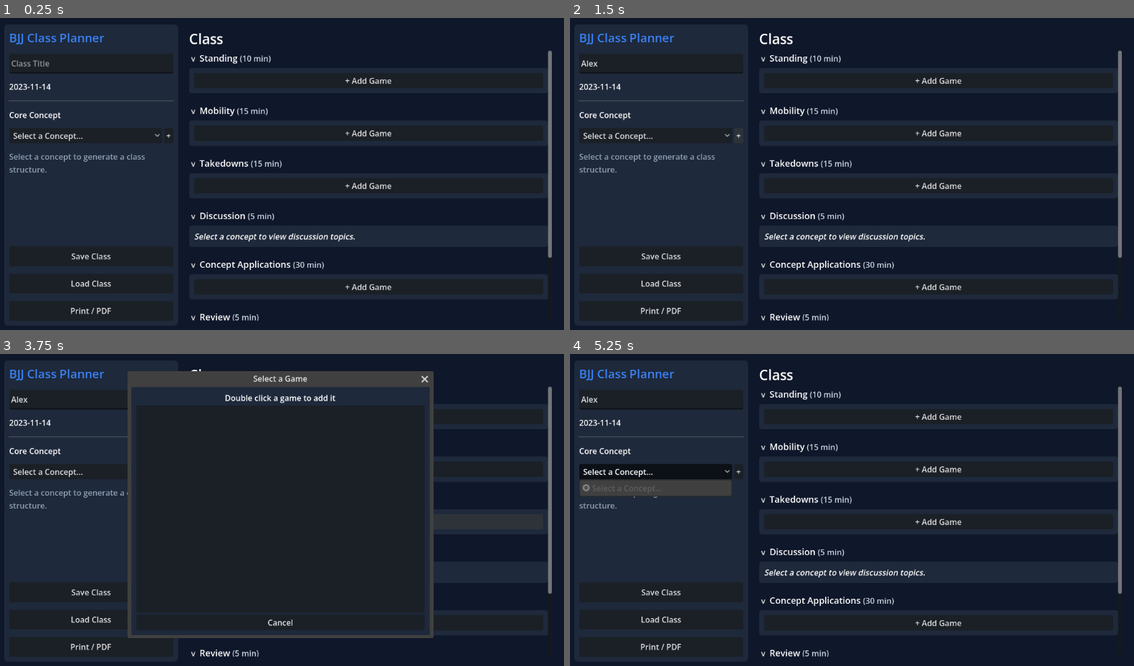
Above: before the commit, frames 1-4 (two rows, left to right).
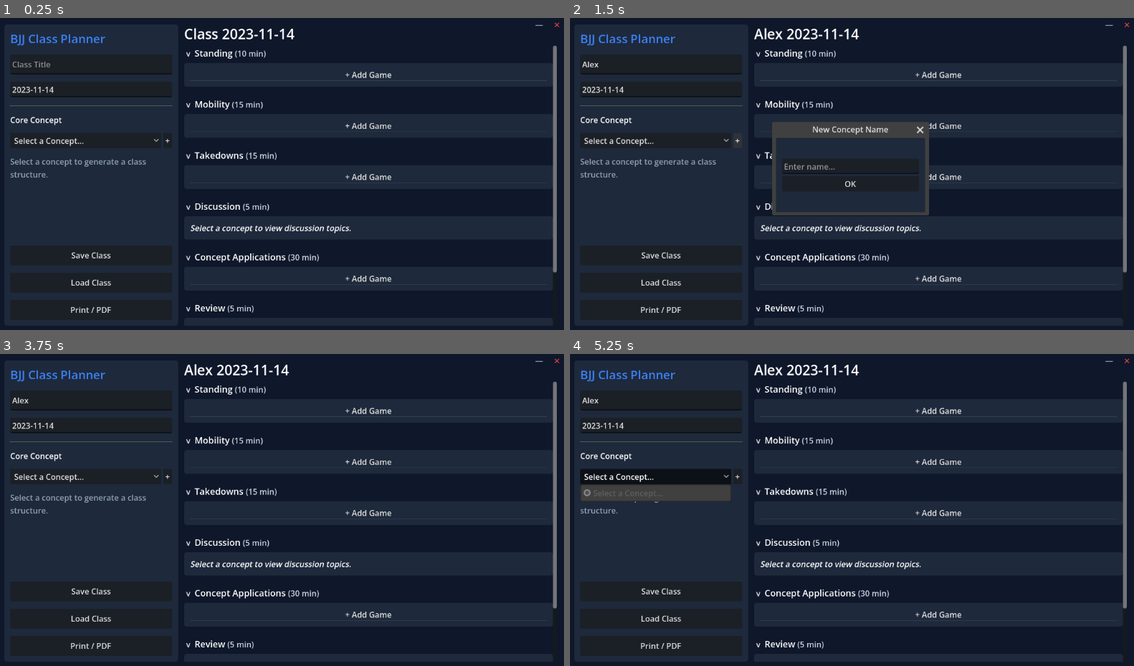
Above: after the commit, the same moments.

Repository: StevePeters-US/Eco-BJJ
Game: Godot game, scene res://scenes/Main.tscn
The game is run twice, just before and just after one commit, with the same random seed, the same clock (stepped at 60 frames per second) and the same inputs.
Inputs (mouse positions are in pixels of both pictures, inside the frame that each line leads up to):
- Up to frame 1 (0.25 s): no input
- Up to frame 2 (1.5 s): click (660, 64) at 0.52 s; type "Alex" at 0.6 s; click "+" at 1.25 s
- Up to frame 3 (3.75 s): click "Save Class" at 2 s; click "Load Class" at 2.75 s; click (282, 519) at 3.5 s, where only the run after the commit has a clickable "OK"
- Up to frame 4 (5.25 s): click (852, 622) at 4.25 s, where only the run before the commit has a clickable "Cancel"; click "Select a Concept..." at 5 s

The runs differ from the first frame. In frame 1, 7.3% of the frame differs, in the area x 1-100%, y 1-98%; in frame 2, 8.9%; in frame 3, 10%; in frame 4, 8.1%.

Commit message:
feat: Implement load, edit, and generic input modals, refine UI with dynamic header updates, and add window controls.

Diff:
--- a/bjj-class-planner/scripts/Main.gd
+++ b/bjj-class-planner/scripts/Main.gd
@@ -1,20 +1,33 @@
 extends Control
 
 # Main.gd
-# 2-Column Layout with Modal Game Picker to match Web App exactly
+# Refined UI matches Web App: Tags in Header, Full Edit Modal, Load/Save working
 
 # Nodes
 var left_sidebar: VBoxContainer
 var timeline_container: VBoxContainer
 var class_name_input: LineEdit
+var date_input: LineEdit
 var concept_select: OptionButton
-var date_label: Label
+var class_header_lbl: Label
 var game_picker_modal: Window
 var game_picker_tree: Tree
+var input_modal: Window
+var input_field: LineEdit
+var input_confirm_callback: Callable
 var picker_target_section = ""
 
+# Load Modal
+var load_modal: Window
+var load_list: ItemList
+
+# Edit Modal
+var edit_modal: Window
+var edit_fields = {} # Dictionary to store references to input nodes
+var edit_callback: Callable
+
 # Data State
-var current_class_data = {} # { "standing": [game1...], ... }
+var current_class_data = {}
 var selected_concept_id = ""
 
 var CLASS_TEMPLATE = [
@@ -35,7 +48,7 @@
 	_apply_theme()
 	_build_ui()
 	_init_class_data()
-	_build_game_picker()
+	_build_modals()
 
 	DataManager.data_loaded.connect(_on_data_loaded)
 	call_deferred("_start_scan")
@@ -54,18 +67,20 @@
 	if timeline_container:
 		_refresh_timeline()
 
-func _get_stylebox(color, radius=8):
+func _get_stylebox(color, radius=6):
 	var sb = StyleBoxFlat.new()
 	sb.bg_color = color
 	sb.set_corner_radius_all(radius)
-	sb.content_margin_left = 10
-	sb.content_margin_right = 10
-	sb.content_margin_top = 10
-	sb.content_margin_bottom = 10
+	if color.a == 0:
+		sb.content_margin_left = 0
+	else:
+		sb.content_margin_left = 12
+		sb.content_margin_right = 12
+		sb.content_margin_top = 12
+		sb.content_margin_bottom = 12
 	return sb
 
 func _build_ui():
-	# Root
 	var margin = MarginContainer.new()
 	margin.set_anchors_preset(Control.PRESET_FULL_RECT)
 	margin.add_theme_constant_override("margin_left", 20)
@@ -75,11 +90,10 @@
 	add_child(margin)
 
 	var h_split = HSplitContainer.new()
-	# Set split offset to give sidebar about 300px
 	h_split.split_offset = 350
 	margin.add_child(h_split)
 
-	# === LEFT SIDEBAR (1/3 approx) ===
+	# === LEFT SIDEBAR ===
 	var left_panel = PanelContainer.new()
 	left_panel.custom_minimum_size = Vector2(320, 0)
 	left_panel.add_theme_stylebox_override("panel", _get_stylebox(COL_PANEL))
@@ -98,11 +112,14 @@
 	class_name_input = LineEdit.new()
 	class_name_input.placeholder_text = "Class Title"
 	class_name_input.custom_minimum_size.y = 40
+	class_name_input.text_changed.connect(func(_new_text): _update_header_title())
 	left_sidebar.add_child(class_name_input)
 
-	date_label = Label.new()
-	date_label.text = Time.get_date_string_from_system()
-	left_sidebar.add_child(date_label)
+	date_input = LineEdit.new()
+	date_input.text = Time.get_date_string_from_system()
+	date_input.placeholder_text = "YYYY-MM-DD"
+	date_input.text_changed.connect(func(_new_text): _update_header_title())
+	left_sidebar.add_child(date_input)
 
 	left_sidebar.add_child(HSeparator.new())
 
@@ -120,6 +137,8 @@
 
 	var add_concept_btn = Button.new()
 	add_concept_btn.text = "+"
+	add_concept_btn.tooltip_text = "Create New Concept"
+	add_concept_btn.pressed.connect(_on_add_concept_pressed)
 	concept_hbox.add_child(add_concept_btn)
 
 	var instr_lbl = Label.new()
@@ -141,7 +160,7 @@
 	var load_btn = Button.new()
 	load_btn.text = "Load Class"
 	load_btn.custom_minimum_size.y = 40
-	# load_btn.pressed.connect(_on_load_pressed)
+	load_btn.pressed.connect(_on_load_pressed)
 	left_sidebar.add_child(load_btn)
 
 	var print_btn = Button.new()
@@ -149,18 +168,17 @@
 	print_btn.custom_minimum_size.y = 40
 	left_sidebar.add_child(print_btn)
 
-	# === RIGHT MAIN AREA (2/3) ===
+	# === RIGHT MAIN AREA ===
 	var main_panel = PanelContainer.new()
 	main_panel.size_flags_horizontal = Control.SIZE_EXPAND_FILL
-	# Make it transparent or similar to bg
-	var style = _get_stylebox(Color(0,0,0,0)) # Transparent
+	var style = _get_stylebox(Color(0,0,0,0))
 	main_panel.add_theme_stylebox_override("panel", style)
 	h_split.add_child(main_panel)
 
 	var right_vbox = VBoxContainer.new()
 	main_panel.add_child(right_vbox)
 
-	var class_header_lbl = Label.new()
+	class_header_lbl = Label.new()
 	class_header_lbl.text = "Class"
 	class_header_lbl.add_theme_font_size_override("font_size", 28)
 	right_vbox.add_child(class_header_lbl)
@@ -174,7 +192,33 @@
 	timeline_container.add_theme_constant_override("separation", 20)
 	scroll.add_child(timeline_container)
 
-func _build_game_picker():
+	# Window Controls Overlay (Top Right)
+	var win_hb = HBoxContainer.new()
+	win_hb.layout_direction = Control.LAYOUT_DIRECTION_LTR
+	win_hb.set_anchors_preset(Control.PRESET_TOP_RIGHT)
+	win_hb.grow_horizontal = Control.GROW_DIRECTION_BEGIN
+	# Small padding from edges
+	win_hb.offset_top = 5
+	win_hb.offset_right = -5
+
+	add_child(win_hb)
+
+	var min_btn = Button.new()
+	min_btn.text = " — "
+	min_btn.flat = true
+	min_btn.add_theme_color_override("font_color", Color("#94a3b8"))
+	min_btn.pressed.connect(func(): DisplayServer.window_set_mode(DisplayServer.WINDOW_MODE_MINIMIZED))
+	win_hb.add_child(min_btn)
+
+	var close_btn = Button.new()
+	close_btn.text = " ✕ "
+	close_btn.flat = true
+	close_btn.add_theme_color_override("font_color", Color("#ef4444")) # Red close
+	close_btn.pressed.connect(func(): get_tree().quit())
+	win_hb.add_child(close_btn)
+
+func _build_modals():
+	# Game Picker
 	game_picker_modal = Window.new()
 	game_picker_modal.title = "Select a Game"
 	game_picker_modal.initial_position = Window.WINDOW_INITIAL_POSITION_CENTER_MAIN_WINDOW_SCREEN
@@ -208,30 +252,177 @@
 	cancel_btn.pressed.connect(func(): game_picker_modal.hide())
 	vbox.add_child(cancel_btn)
 
+	# Input Modal (Reusable)
+	input_modal = Window.new()
+	input_modal.title = "Input"
+	input_modal.initial_position = Window.WINDOW_INITIAL_POSITION_CENTER_MAIN_WINDOW_SCREEN
+	input_modal.size = Vector2(300, 150)
+	input_modal.visible = false
+	input_modal.exclusive = true
+	input_modal.close_requested.connect(func(): input_modal.hide())
+	add_child(input_modal)
+
+	var i_panel = PanelContainer.new()
+	i_panel.set_anchors_preset(Control.PRESET_FULL_RECT)
+	i_panel.add_theme_stylebox_override("panel", _get_stylebox(COL_PANEL, 0))
+	input_modal.add_child(i_panel)
+
+	var i_vbox = VBoxContainer.new()
+	i_vbox.alignment = BoxContainer.ALIGNMENT_CENTER
+	i_panel.add_child(i_vbox)
+
+	input_field = LineEdit.new()
+	input_field.placeholder_text = "Enter name..."
+	i_vbox.add_child(input_field)
+
+	var ok_btn = Button.new()
+	ok_btn.text = "OK"
+	ok_btn.pressed.connect(_on_input_confirm)
+	i_vbox.add_child(ok_btn)
+
+	# Load Modal
+	_build_load_modal()
+
+	# Edit Modal (Complex)
+	_build_edit_modal()
+
+func _build_load_modal():
+	load_modal = Window.new()
+	load_modal.title = "Load Class Plan"
+	load_modal.initial_position = Window.WINDOW_INITIAL_POSITION_CENTER_MAIN_WINDOW_SCREEN
+	load_modal.size = Vector2(400, 500)
+	load_modal.visible = false
+	load_modal.exclusive = true
+	load_modal.close_requested.connect(func(): load_modal.hide())
+	add_child(load_modal)
+
+	var p = PanelContainer.new()
+	p.set_anchors_preset(Control.PRESET_FULL_RECT)
+	p.add_theme_stylebox_override("panel", _get_stylebox(COL_PANEL, 0))
+	load_modal.add_child(p)
+
+	var v = VBoxContainer.new()
+	p.add_child(v)
+
+	load_list = ItemList.new()
+	load_list.size_flags_vertical = Control.SIZE_EXPAND_FILL
+	load_list.item_activated.connect(_on_load_item_activated)
+	v.add_child(load_list)
+
+	var c_btn = Button.new()
+	c_btn.text = "Cancel"
+	c_btn.pressed.connect(func(): load_modal.hide())
+	v.add_child(c_btn)
+
+func _build_edit_modal():
+	edit_modal = Window.new()
+	edit_modal.title = "Edit Game"
+	edit_modal.size = Vector2(500, 600)
+	edit_modal.visible = false
+	edit_modal.exclusive = true
+	edit_modal.close_requested.connect(func(): edit_modal.hide())
+	add_child(edit_modal)
+
+	var p = PanelContainer.new()
+	p.set_anchors_preset(Control.PRESET_FULL_RECT)
+	p.add_theme_stylebox_override("panel", _get_stylebox(COL_PANEL))
+	edit_modal.add_child(p)
+
+	var scroll = ScrollContainer.new()
+	p.add_child(scroll)
+
+	var v = VBoxContainer.new()
+	v.add_theme_constant_override("separation", 10)
+	scroll.add_child(v)
+
+	# Fields
+	edit_fields["title"] = _add_edit_field(v, "Game Title", "LineEdit")
+	edit_fields["category"] = _add_edit_field(v, "Category", "OptionButton", ["Grips", "Takedowns", "Passing", "Guard", "Submission", "Positional"])
+
+	var row = HBoxContainer.new()
+	row.add_theme_constant_override("separation", 20)
+	v.add_child(row)
+
+	# Left VBox
+	var v1 = VBoxContainer.new()
+	v1.size_flags_horizontal = Control.SIZE_EXPAND_FILL
+	row.add_child(v1)
+	edit_fields["players"] = _add_edit_field(v1, "Players", "LineEdit") # Or Spin
+	edit_fields["difficulty"] = _add_edit_field(v1, "Difficulty", "OptionButton", ["Beginner", "Intermediate", "Advanced"])
+
+	# Right VBox
+	var v2 = VBoxContainer.new()
+	v2.size_flags_horizontal = Control.SIZE_EXPAND_FILL
+	row.add_child(v2)
+	edit_fields["duration"] = _add_edit_field(v2, "Round Time (mins)", "LineEdit")
+	edit_fields["intensity"] = _add_edit_field(v2, "Intensity", "OptionButton", ["Low", "Flow", "Medium", "High"])
+
+	edit_fields["type"] = _add_edit_field(v, "Type", "OptionButton", ["Standard", "Alternating", "Live", "Situational"])
+	edit_fields["initiation"] = _add_edit_field(v, "Game Initiation Conditions", "OptionButton", ["Static", "Inertial", "Separated", "Disengaged"])
+
+	# Focus / Notes (TextArea)
+	var l = Label.new()
+	l.text = "Focus / Notes"
+	v.add_child(l)
+	var te = TextEdit.new()
+	te.custom_minimum_size.y = 100
+	v.add_child(te)
+	edit_fields["focus"] = te
+
+	var btn_row = HBoxContainer.new()
+	btn_row.alignment = BoxContainer.ALIGNMENT_END
+	v.add_child(btn_row)
+
+	var save_btn = Button.new()
+	save_btn.text = "Save Changes"
+	save_btn.pressed.connect(func(): if edit_callback.is_valid(): edit_callback.call())
+	btn_row.add_child(save_btn)
+
+func _add_edit_field(parent, label_text, type, options=[]):
+	var cont = VBoxContainer.new()
+	parent.add_child(cont)
+
+	var l = Label.new()
+	l.text = label_text
+	l.add_theme_color_override("font_color", Color("#94a3b8"))
+	l.add_theme_font_size_override("font_size", 12)
+	cont.add_child(l)
+
+	if type == "LineEdit":
+		var le = LineEdit.new()
+		cont.add_child(le)
+		return le
+	elif type == "OptionButton":
+		var ob = OptionButton.new()
+		for opt in options:
+			ob.add_item(opt)
+		cont.add_child(ob)
+		return ob
+	return null
+
 func _on_data_loaded():
-	# Populate Concepts Dropdown
+	_refresh_concepts_dropdown()
+	_populate_picker_tree()
+	_refresh_timeline()
+
+func _refresh_concepts_dropdown():
 	concept_select.clear()
 	concept_select.add_item("Select a Concept...")
 	concept_select.set_item_disabled(0, true)
-
 	for i in range(DataManager.concepts.size()):
 		var c = DataManager.concepts[i]
-		concept_select.add_item(c.title, i) # Store index as ID
-
-	_populate_picker_tree()
-	_refresh_timeline()
+		concept_select.add_item(c.title, i)
 
 func _populate_picker_tree():
 	game_picker_tree.clear()
 	var root = game_picker_tree.create_item()
-
 	var cats = DataManager.categories
 	for cat_id in cats:
 		var cat_data = cats[cat_id]
 		var cat_item = game_picker_tree.create_item(root)
 		cat_item.set_text(0, cat_data.title)
 		cat_item.set_selectable(0, false)
-
+		cat_item.set_custom_color(0, Color("#94a3b8"))
 		for game_id in cat_data.games:
 			var game = _find_game_by_id(game_id)
 			if game:
@@ -246,8 +437,6 @@
 	return null
 
 func _on_concept_selected(idx):
-	# index in optionbutton (starts at 1 for real items because 0 is disabled)
-	# But we stored DataManager index as ID.
 	var concept_idx = concept_select.get_item_id(idx)
 	if concept_idx >= 0:
 		var c = DataManager.concepts[concept_idx]
@@ -267,12 +456,10 @@
 
 	for sec in CLASS_TEMPLATE:
 		var sec_games = current_class_data[sec.id]
-
-		# Section Container
 		var sec_box = VBoxContainer.new()
 		timeline_container.add_child(sec_box)
 
-		# Header (Collapsible look)
+		# Header
 		var header_hbox = HBoxContainer.new()
 		sec_box.add_child(header_hbox)
 
@@ -291,7 +478,6 @@
 		dur_lbl.add_theme_color_override("font_color", Color("#cbd5e1"))
 		header_hbox.add_child(dur_lbl)
 
-		# Content Box with border
 		var content_panel = PanelContainer.new()
 		content_panel.add_theme_stylebox_override("panel", _get_stylebox(COL_PANEL, 5))
 		sec_box.add_child(content_panel)
@@ -299,61 +485,193 @@
 		var content_vbox = VBoxContainer.new()
 		content_panel.add_child(content_vbox)
 
-		# Special handling for Discussion
 		if sec.id == "discussion":
 			var disc_lbl = RichTextLabel.new()
 			disc_lbl.fit_content = true
 			disc_lbl.bbcode_enabled = true
 			if concept_obj:
-				# Show full or partial text?
 				disc_lbl.text = "[b]" + concept_obj.title + "[/b]\n" + concept_obj.content
 			else:
 				disc_lbl.text = "[i]Select a concept to view discussion topics.[/i]"
 			content_vbox.add_child(disc_lbl)
 		else:
-			# List Games
 			for i in range(sec_games.size()):
 				var g = sec_games[i]
+
+				# === GAME CARD ===
 				var game_card = PanelContainer.new()
-				game_card.add_theme_stylebox_override("panel", _get_stylebox(Color("#334155"), 5))
+				var card_style = StyleBoxFlat.new()
+				card_style.bg_color = Color("#1e293b")
+				card_style.set_corner_radius_all(6)
+				card_style.border_width_left = 1
+				card_style.border_width_top = 1
+				card_style.border_width_right = 1
+				card_style.border_width_bottom = 1
+				card_style.border_color = Color("#334155")
+				card_style.content_margin_left = 10
+				card_style.content_margin_right = 10
+				card_style.content_margin_top = 10
+				card_style.content_margin_bottom = 10
+				game_card.add_theme_stylebox_override("panel", card_style)
 				content_vbox.add_child(game_card)
 
 				var card_vbox = VBoxContainer.new()
 				game_card.add_child(card_vbox)
 
-				var row = HBoxContainer.new()
-				card_vbox.add_child(row)
-
+				# Row 1: Arrow | Title | Tags | Actions
+				# Use HBox for everything in one line or split behavior?
+				# User wants: Arrow Title <Tags> ... Actions
+
+				var row1 = HBoxContainer.new()
+				card_vbox.add_child(row1)
+
+				# 1. Expand Arrow
+				var collapse_btn = Button.new()
+				collapse_btn.text = "▼"
+				collapse_btn.flat = true
+				collapse_btn.toggle_mode = true
+				collapse_btn.add_theme_font_size_override("font_size", 12)
+				collapse_btn.add_theme_color_override("font_color", Color("#94a3b8"))
+				row1.add_child(collapse_btn) # We'll connect later
+
+				# 2. Title
 				var g_title = Label.new()
 				g_title.text = g.title
 				g_title.add_theme_color_override("font_color", Color("#60a5fa"))
-				g_title.size_flags_horizontal = Control.SIZE_EXPAND_FILL
-				row.add_child(g_title)
+				g_title.add_theme_font_size_override("font_size", 16)
+				row1.add_child(g_title)
+
+				# Spacer before tags
+				var tag_spacer = Control.new()
+				tag_spacer.custom_minimum_size.x = 10
+				row1.add_child(tag_spacer)
+
+				# 3. Tags Container (Inline)
+				var tags_hbox = HBoxContainer.new()
+				tags_hbox.add_theme_constant_override("separation", 6)
+				row1.add_child(tags_hbox)
+
+				# --- Insert Tags here ---
+				# Duration
+				var dur = str(g.duration) if g.has("duration") else "5"
+				if dur != "None" and dur != "": _create_chip(tags_hbox, dur + "m", "⏱", Color("#334155"))
+				# Players
+				var players = str(g.players) if g.has("players") else "2"
+				if players != "None" and players != "": _create_chip(tags_hbox, players, "👥", Color("#334155"))
+				# Difficulty
+				if g.has("difficulty") and g.difficulty != "" and g.difficulty != "None":
+					var col = Color("#22c55e")
+					var s = g.difficulty.to_lower()
+					if "intermediate" in s: col = Color("#eab308")
+					elif "advanced" in s: col = Color("#ef4444")
+					_create_chip(tags_hbox, g.difficulty, "", col)
+				# Intensity
+				if g.has("intensity") and g.intensity != "" and g.intensity != "None":
+					var col = Color("#ef4444")
+					var s = g.intensity.to_lower()
+					if "low" in s: col = Color("#22c55e")
+					elif "medium" in s: col = Color("#eab308")
+					_create_chip(tags_hbox, g.intensity, "", col)
+				# Type
+				if g.has("type") and g.type != "" and g.type != "None": _create_chip(tags_hbox, g.type, "", Color("#334155"))
+
+				# Spacer to push Actions to right
+				var push = Control.new()
+				push.size_flags_horizontal = Control.SIZE_EXPAND_FILL
+				row1.add_child(push)
+
+				# 4. Actions
+				var edit_btn = Button.new()
+				edit_btn.text = "✎"
+				edit_btn.flat = true
+				edit_btn.tooltip_text = "Edit Game"
+				edit_btn.add_theme_color_override("font_color", Color("#94a3b8"))
+				edit_btn.pressed.connect(_on_edit_game_pressed.bind(g, sec.id, i))
+				row1.add_child(edit_btn)
 
 				var rem_btn = Button.new()
-				rem_btn.text = "x"
+				rem_btn.text = "✕"
 				rem_btn.flat = true
+				rem_btn.tooltip_text = "Remove"
+				rem_btn.add_theme_color_override("font_color", Color("#94a3b8"))
 				rem_btn.pressed.connect(_remove_game.bind(sec.id, i))
-				row.add_child(rem_btn)
-
-				var details = Label.new()
-				details.text = "%s | %s" % [g.duration, g.players]
-				details.add_theme_font_size_override("font_size", 12)
-				card_vbox.add_child(details)
-
-				if g.has("description"):
+				row1.add_child(rem_btn)
+
+				# Collapsible Body
+				var body_container = VBoxContainer.new()
+				card_vbox.add_child(body_container)
+
+				# Connect Collapse Toggle
+				collapse_btn.pressed.connect(func():
+					body_container.visible = !body_container.visible
+					collapse_btn.text = "▼" if body_container.visible else "▶"
+				)
+
+				# Content
+				# Focus
+				if g.has("focus") and g.focus != "" and g.focus != "None":
+					var focus_lbl = RichTextLabel.new()
+					focus_lbl.bbcode_enabled = true
+					focus_lbl.text = "[b]Focus:[/b] " + g.focus
+					focus_lbl.fit_content = true
+					focus_lbl.add_theme_color_override("default_color", Color("#e2e8f0"))
+					body_container.add_child(focus_lbl)
+
+				# Description
+				if g.has("description") and g.description != "" and g.description != "None":
 					var desc_lbl = RichTextLabel.new()
-					desc_lbl.text = g.description.left(100) + "..."
+					desc_lbl.text = g.description.left(300) + ("..." if g.description.length() > 300 else "")
 					desc_lbl.fit_content = true
 					desc_lbl.add_theme_color_override("default_color", Color("#94a3b8"))
-					card_vbox.add_child(desc_lbl)
-
-			# + Add Game Button
+					desc_lbl.add_theme_font_size_override("normal_font_size", 12)
+					body_container.add_child(desc_lbl)
+
 			var add_btn = Button.new()
 			add_btn.text = "+ Add Game"
 			add_btn.mouse_default_cursor_shape = Control.CURSOR_POINTING_HAND
+			var add_style = StyleBoxFlat.new()
+			add_style.bg_color = Color("#1e293b")
+			add_style.border_width_bottom = 1
+			add_style.border_color = Color("#334155")
+			add_btn.add_theme_stylebox_override("normal", add_style)
 			add_btn.pressed.connect(func(): _open_game_picker(sec.id))
 			content_vbox.add_child(add_btn)
+
+	_update_header_title()
+
+func _update_header_title():
+	if class_header_lbl:
+		var txt = class_name_input.text
+		if txt == "": txt = "Class"
+		var d = date_input.text
+		class_header_lbl.text = "%s %s" % [txt, d]
+
+func _create_chip(parent, text, icon, bg_color):
+	var p = PanelContainer.new()
+	var style = StyleBoxFlat.new()
+	style.bg_color = bg_color
+	style.set_corner_radius_all(4)
+	style.content_margin_left = 6
+	style.content_margin_right = 6
+	style.content_margin_top = 2
+	style.content_margin_bottom = 2
+	p.add_theme_stylebox_override("panel", style)
+	parent.add_child(p)
+
+	var hbox = HBoxContainer.new()
+	hbox.add_theme_constant_override("separation", 4)
+	p.add_child(hbox)
+
+	if icon != "":
+		var l = Label.new()
+		l.text = icon
+		l.add_theme_font_size_override("font_size", 10)
+		hbox.add_child(l)
+
+	var l = Label.new()
+	l.text = text
+	l.add_theme_font_size_override("font_size", 11)
+	hbox.add_child(l)
 
 func _remove_game(sec_id, idx):
 	current_class_data[sec_id].remove_at(idx)
@@ -366,12 +684,28 @@
 func _on_picker_item_activated():
 	var item = game_picker_tree.get_selected()
 	if not item: return
-
 	var g = item.get_metadata(0)
 	if g:
-		current_class_data[picker_target_section].append(g)
+		current_class_data[picker_target_section].append(g.duplicate())
 		game_picker_modal.hide()
 		_refresh_timeline()
+
+func _on_add_concept_pressed():
+	input_modal.title = "New Concept Name"
+	input_field.text = ""
+	input_confirm_callback = _create_concept
+	input_modal.popup_centered()
+
+func _on_input_confirm():
+	if input_confirm_callback.is_valid():
+		input_confirm_callback.call()
+	input_modal.hide()
+
+func _create_concept():
+	var txt = input_field.text
+	if txt != "":
+		DataManager.create_concept(txt, "Description for " + txt)
+		DataManager.scan_all()
 
 func _on_save_pressed():
 	var name = class_name_input.text
@@ -382,6 +716,72 @@
 	var save_data = {
 		"name": name,
 		"segments": current_class_data,
-		"concept_id": selected_concept_id
+		"concept_id": selected_concept_id,
+		"date": date_input.text
 	}
 	DataManager.save_class(name, save_data)
+
+func _on_load_pressed():
+	load_list.clear()
+	var classes = DataManager.list_classes()
+	for c in classes:
+		load_list.add_item(c)
+	load_modal.popup_centered()
+
+func _on_load_item_activated(idx):
+	var txt = load_list.get_item_text(idx)
+	var data = DataManager.load_class(txt)
+	if data:
+		class_name_input.text = data.get("name", "")
+		date_input.text = data.get("date", Time.get_date_string_from_system())
+		selected_concept_id = data.get("concept_id", "")
+		current_class_data = data.get("segments", {})
+		_refresh_timeline()
+		load_modal.hide()
+
+func _on_edit_game_pressed(game, sec_id, idx):
+	# Populate edit modal
+	edit_fields["title"].text = game.title
+
+	# Mapping Option buttons is tricky if strings don't match exactly index
+	# Simple helpers for OptionButton string selection:
+	_select_option(edit_fields["category"], game.get("category", ""))
+	_select_option(edit_fields["difficulty"], game.get("difficulty", ""))
+	_select_option(edit_fields["intensity"], game.get("intensity", ""))
+	_select_option(edit_fields["type"], game.get("type", ""))
+	_select_option(edit_fields["initiation"], game.get("initiation", ""))
+
+	edit_fields["players"].text = str(game.get("players", ""))
+	edit_fields["duration"].text = str(game.get("duration", ""))
+	edit_fields["focus"].text = game.get("focus", "")
+
+	edit_callback = func():
+		# Save back
+		game.title = edit_fields["title"].text
+		game.category = _get_selected_text(edit_fields["category"])
+		game.difficulty = _get_selected_text(edit_fields["difficulty"])
+		game.intensity = _get_selected_text(edit_fields["intensity"])
+		game.type = _get_selected_text(edit_fields["type"])
+		game.initiation = _get_selected_text(edit_fields["initiation"])
+		game.players = edit_fields["players"].text
+		game.duration = edit_fields["duration"].text
+		game.focus = edit_fields["focus"].text
+
+		# Update
+		current_class_data[sec_id][idx] = game
+		_refresh_timeline()
+		edit_modal.hide()
+
+	edit_modal.popup_centered()
+
+func _select_option(opt_btn, text):
+	for i in range(opt_btn.item_count):
+		if opt_btn.get_item_text(i).to_lower() == text.to_lower():
+			opt_btn.select(i)
+			return
+	opt_btn.select(-1)
+
+func _get_selected_text(opt_btn):
+	var idx = opt_btn.selected
+	if idx >= 0: return opt_btn.get_item_text(idx)
+	return ""
